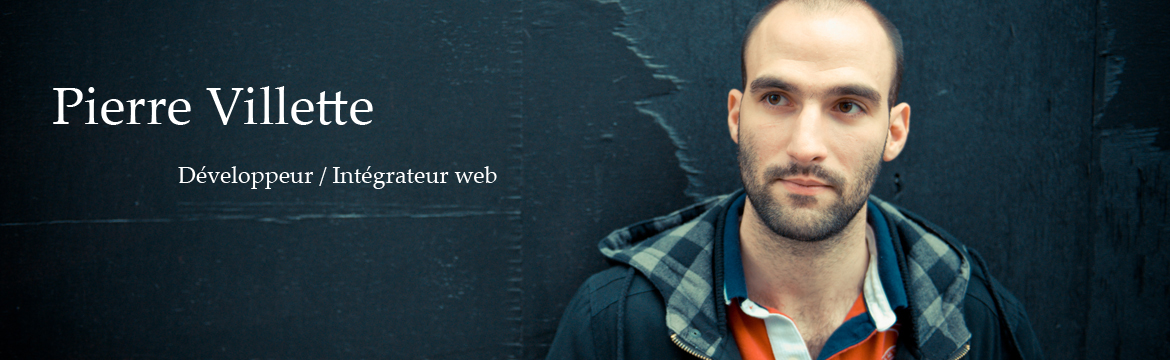
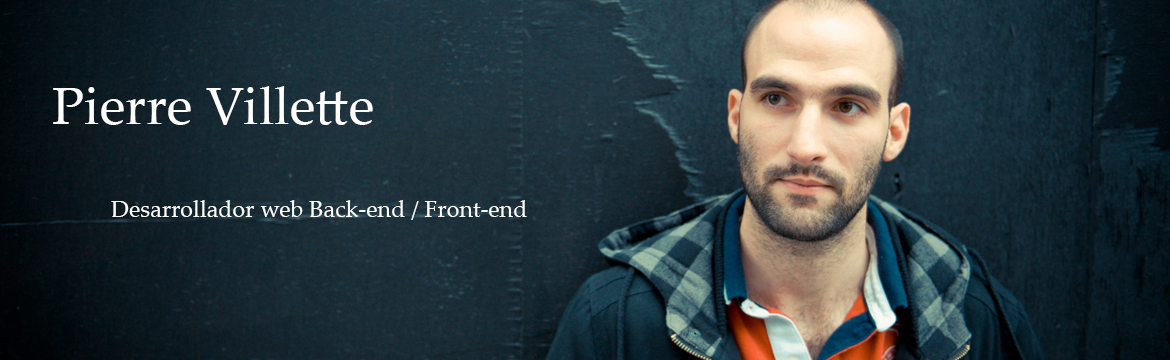
Layers edited between the first and the second (1170, 360) image:
added layer "Desarrollador web Back-end / Front-end" above "Back-end / Front-end Web Developer" over 111, 200, 527, 220
renamed "Développeur / Intégrateur web" to "Développeur web Back-end / Front-end", hid it, painted on it over 111, 166, 519, 220
